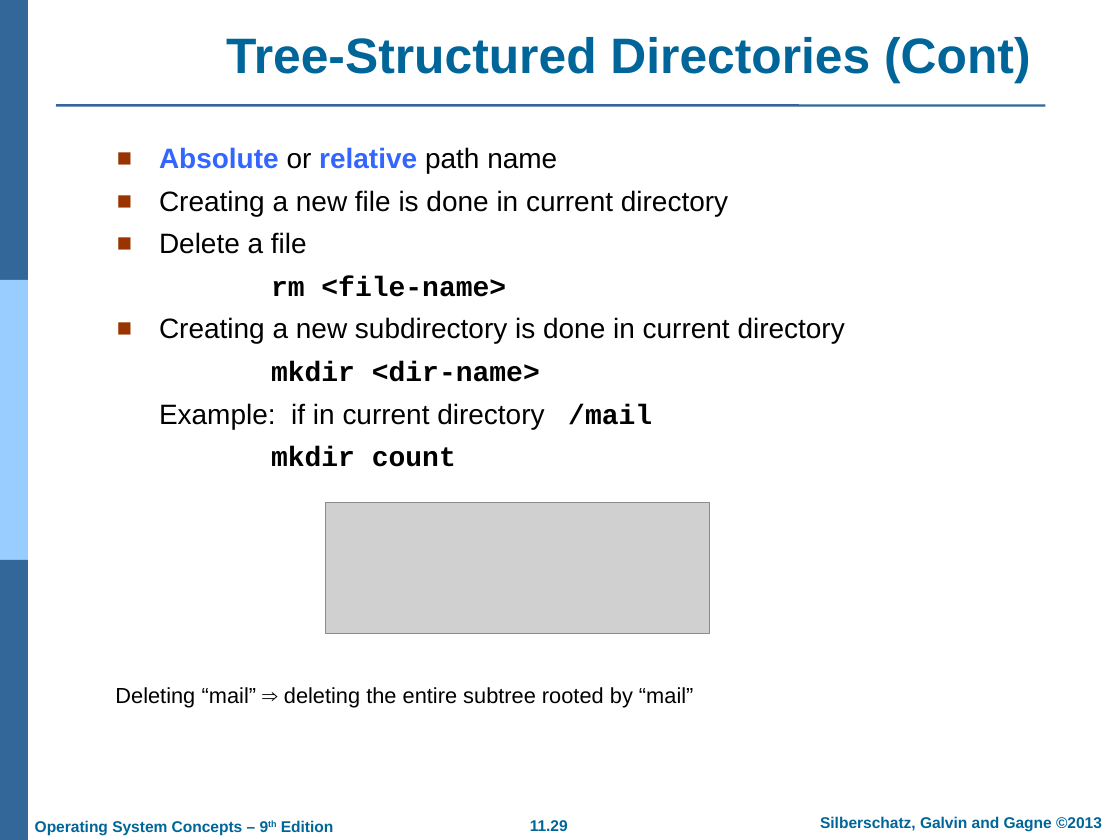
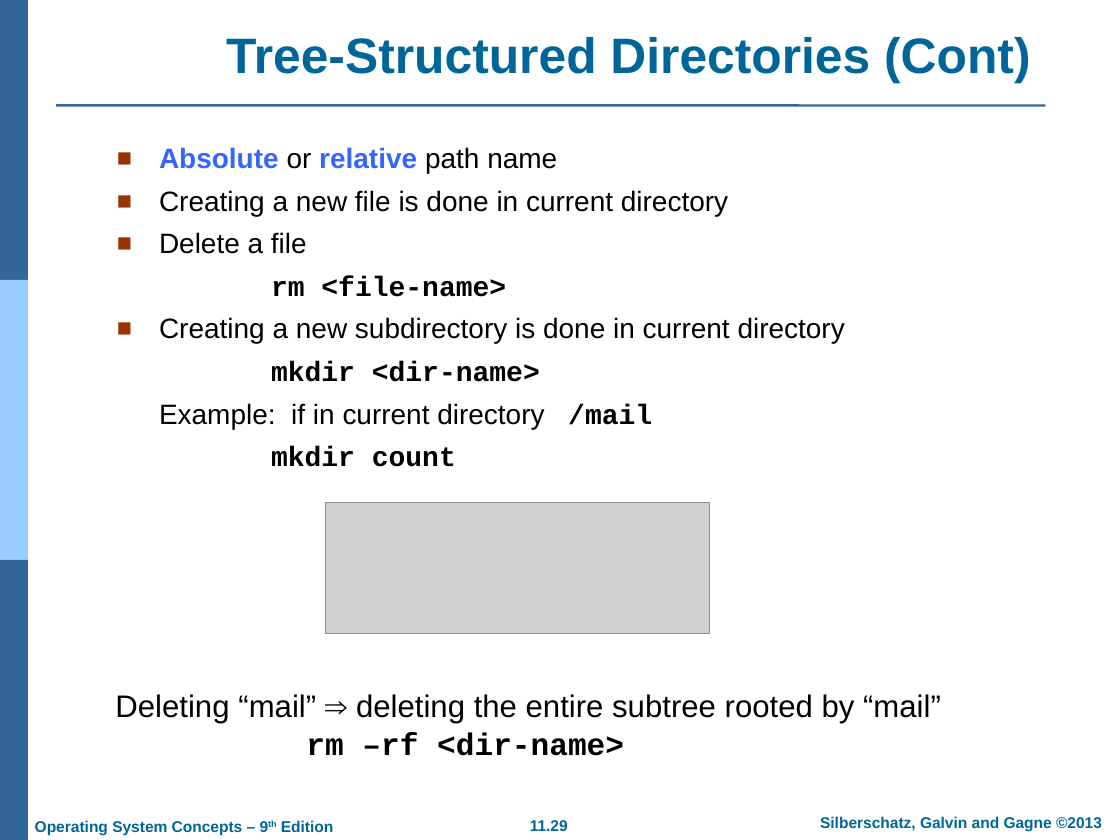
Before and after one commit to GeneralNitin/S4, a slide deck: slide 29 of S4/03. OS/PPTs/PPT-dir/11. File System Interface.ppt. Drawn at 1120x840 pixels with LibreOffice and Linux fonts; fonts in the diff are those of the drawing; grey boxes stand for pictures; background and template pictures are left out. Boxes give left, top, right and bottom in pixels: in the first picture for what was removed or moved away, otherwise in the second. Text is boxed around its words. In the diff, an @@ line names an element or a change of style, - is before the commit and + after.

```diff
--- a/S4/03. OS/PPTs/PPT-dir/11. File System Interface.ppt
+++ b/S4/03. OS/PPTs/PPT-dir/11. File System Interface.ppt
@@ text at (115,694,941,724): size 14 to 20 pt in "Deleting “mail” ⇒ deleting the entire subtree ..."; line spacing 0.8 to 1 @@
@@ text at (306,732,624,756): paragraph added @@
+rm –rf <dir-name>
```
Also in this commit, not shown: 4 other slides changed, 1 other file.
